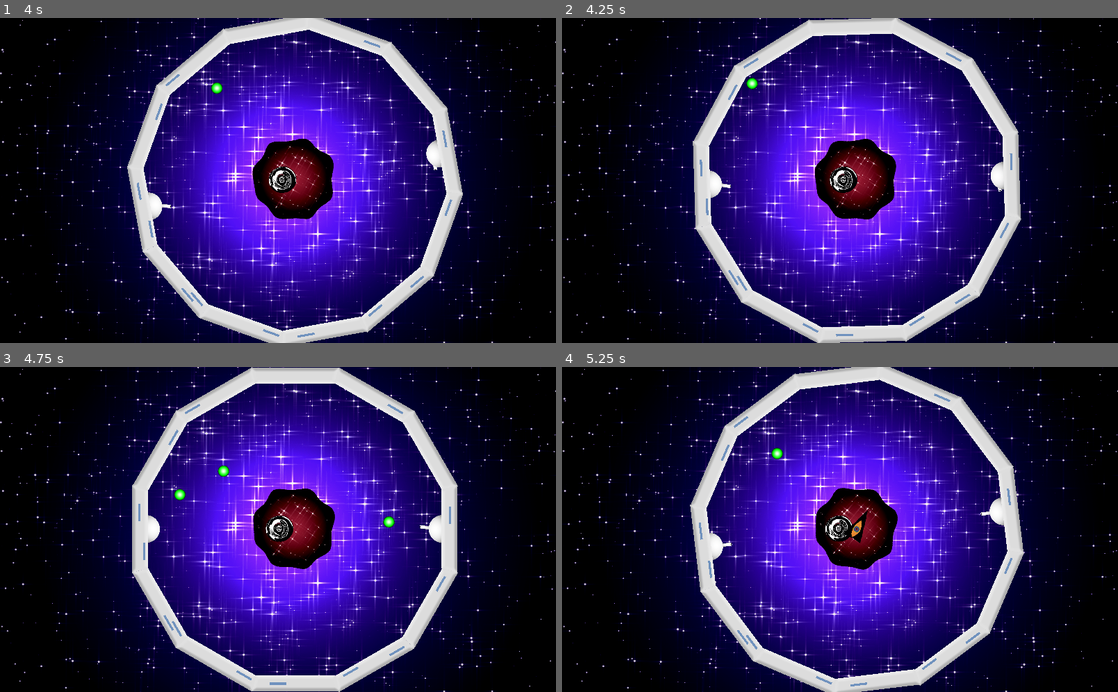
Above: before the commit, frames 1-4 (two rows, left to right).
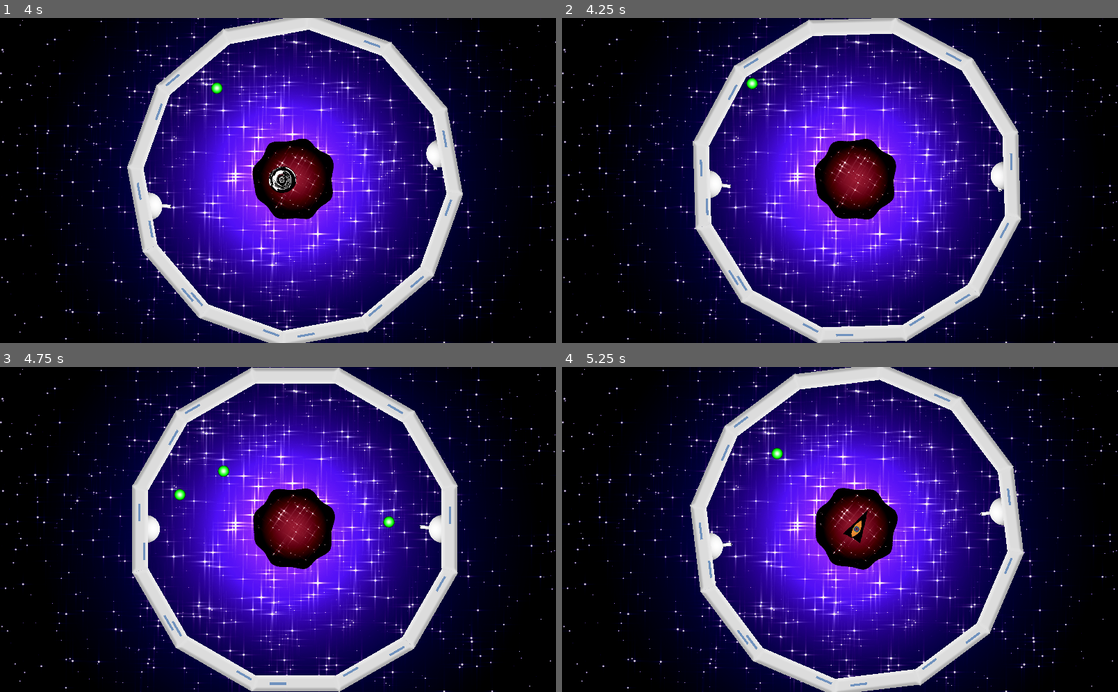
Above: after the commit, the same moments.

Repository: Thotht-Ash/LD-2020
Game: Godot game, scene res://World.tscn
The game is run twice, just before and just after one commit, with the same random seed, the same clock (stepped at 60 frames per second) and the same inputs. Sound files missing from this copy of the repository are replaced by a short silence.
Inputs (mouse positions are in pixels of both pictures, inside the frame that each line leads up to):
- Up to frame 1 (4 s): move the mouse to (400, 164) at 0.52 s; hold D (rotate_clockwise) 0.53-1.28 s; move the mouse to (166, 196) at 1.27 s; tap A (rotate_counter) at 1.35 s; move the mouse to (333, 109) at 2.02 s; click (333, 109) at 2.1 s; move the mouse to (250, 245) at 2.77 s; tap D (rotate_clockwise) at 2.85 s; move the mouse to (444, 229) at 3.52 s; hold A (rotate_counter) from 3.53 s (still down)
- Up to frame 2 (4.25 s): keep holding A (rotate_counter); tap Space (restart, bound only after the commit) at 4.15 s
- Up to frame 3 (4.75 s): move the mouse to (111, 480) at 4.27 s; release A (rotate_counter) at 4.28 s; click (111, 480) at 4.35 s
- Up to frame 4 (5.25 s): move the mouse to (867, 529) at 5.02 s; hold D (rotate_clockwise) from 5.03 s (still down)

Frame 1 is identical in both runs. In frame 2, 0.3% of the frame differs, in the area x 48-54%, y 45-54%; in frame 3, 0.3%; in frame 4, 0.3%.

Commit message:
More tuning and assets

Diff:
--- a/LoopJam/BlackHole.gd
+++ b/LoopJam/BlackHole.gd
@@ -23,10 +23,10 @@
 
 func _on_Timer_timeout():
 	spawn()
-	timer = timer*0.95
-	if timer < 1.5:
-		timer = 1.5
+	timer = timer*0.97
+	if timer < 1.7:
+		timer = 1.7
 	$Timer.start(timer)
 
 func _on_World_GameRestart():
-	timer = 4
+	timer = 5
--- a/LoopJam/Bouncer.gd
+++ b/LoopJam/Bouncer.gd
@@ -27,3 +27,7 @@
 # Called every frame. 'delta' is the elapsed time since the previous frame.
 #func _process(delta):
 #	pass
+
+func _input(event):
+	if Input.is_action_pressed("restart"):
+		call_deferred("free")
--- a/LoopJam/Bouncer.tscn
+++ b/LoopJam/Bouncer.tscn
@@ -3,7 +3,7 @@
 [ext_resource path="res://Bouncer.gd" type="Script" id=1]
 [ext_resource path="res://Bouncer_Object.gd" type="Script" id=2]
 [ext_resource path="res://alien_bounce.png" type="Texture" id=3]
-[ext_resource path="res://alien death.wav" type="AudioStream" id=4]
+[ext_resource path="res://bouncer_death.wav" type="AudioStream" id=4]
 [ext_resource path="res://BounSprite.gd" type="Script" id=5]
 [ext_resource path="res://bouncer death frames/bouncer death21.png" type="Texture" id=6]
 [ext_resource path="res://bouncer death frames/bouncer death22.png" type="Texture" id=7]
--- a/LoopJam/Driller.gd
+++ b/LoopJam/Driller.gd
@@ -26,3 +26,7 @@
 # Called every frame. 'delta' is the elapsed time since the previous frame.
 #func _process(delta):
 #	pass
+
+func _input(event):
+	if Input.is_action_pressed("restart"):
+		call_deferred("free")
--- a/LoopJam/PlayArea.gd
+++ b/LoopJam/PlayArea.gd
@@ -14,9 +14,12 @@
 
 
 # Called every frame. 'delta' is the elapsed time since the previous frame.
-#func _process(delta):
-#	pass
+func _process(delta):
+	highscore += 1
 
+func _input(event):
+	if Input.is_action_pressed("restart"):
+		highscore = 0
 
 func _on_PlayArea_body_exited(body):
 	if "Bouncer" in body.name or "Driller" in body.name:
--- a/LoopJam/World.gd
+++ b/LoopJam/World.gd
@@ -34,6 +34,6 @@
 func _input(event):
 	if Input.is_action_pressed("ui_cancel"):
 		get_tree().quit()
-	if Input.is_action_pressed("restart") && (gameOver == true):
+	if Input.is_action_pressed("restart"):
 		gameOver = false
 		emit_signal("GameRestart")
--- a/LoopJam/cannon tube.gd
+++ b/LoopJam/cannon tube.gd
@@ -3,7 +3,7 @@
 signal shoot(plasma, direction, location)
 
 var Plasma = preload("res://Plasma.tscn")
-export var firingCooldown = 120
+export var firingCooldown = 90
 var timeSinceFiring = 0
 
 # Called when the node enters the scene tree for the first time.
--- a/LoopJam/project.godot
+++ b/LoopJam/project.godot
@@ -42,6 +42,11 @@
 "events": [ Object(InputEventMouseButton,"resource_local_to_scene":false,"resource_name":"","device":-1,"alt":false,"sh …(213 unchanged characters)…
  ]
 }
+restart={
+"deadzone": 0.5,
+"events": [ Object(InputEventKey,"resource_local_to_scene":false,"resource_name":"","device":0,"alt":false,"shift":false,"control":false,"meta":false,"command":false,"pressed":false,"scancode":32,"unicode":0,"echo":false,"script":null)
+ ]
+}
 
 [rendering]
 
--- a/LoopJam/wallsection.gd
+++ b/LoopJam/wallsection.gd
@@ -15,19 +15,26 @@
 
 
 # Called every frame. 'delta' is the elapsed time since the previous frame.
-func _process(_delta):
-	if health < 1:
-		emit_signal("destroyed")
-		get_parent().visible = false
-		call_deferred("free")
+#func _process(_delta):
+#	pass
 
 func damaged(type):
 	if type == "driller":
 		health = health - 50
 	if type == "bouncer":
 		health = health - 50
+	if health < 1:
+		emit_signal("destroyed")
+		get_parent().visible = false
+		get_node("CollisionShape2D").disabled = true
 	#if health < threshold:
 	# load new image
 
+func _input(event):
+	if Input.is_action_pressed("restart"):
+		get_parent().visible = true
+		get_node("CollisionShape2D").disabled = false
+		health = 50
+
 func destroy():
 	pass
Not shown, added: LoopJam/bouncer_death.wav.import
Not shown, added: LoopJam/bouncer_death.wav
